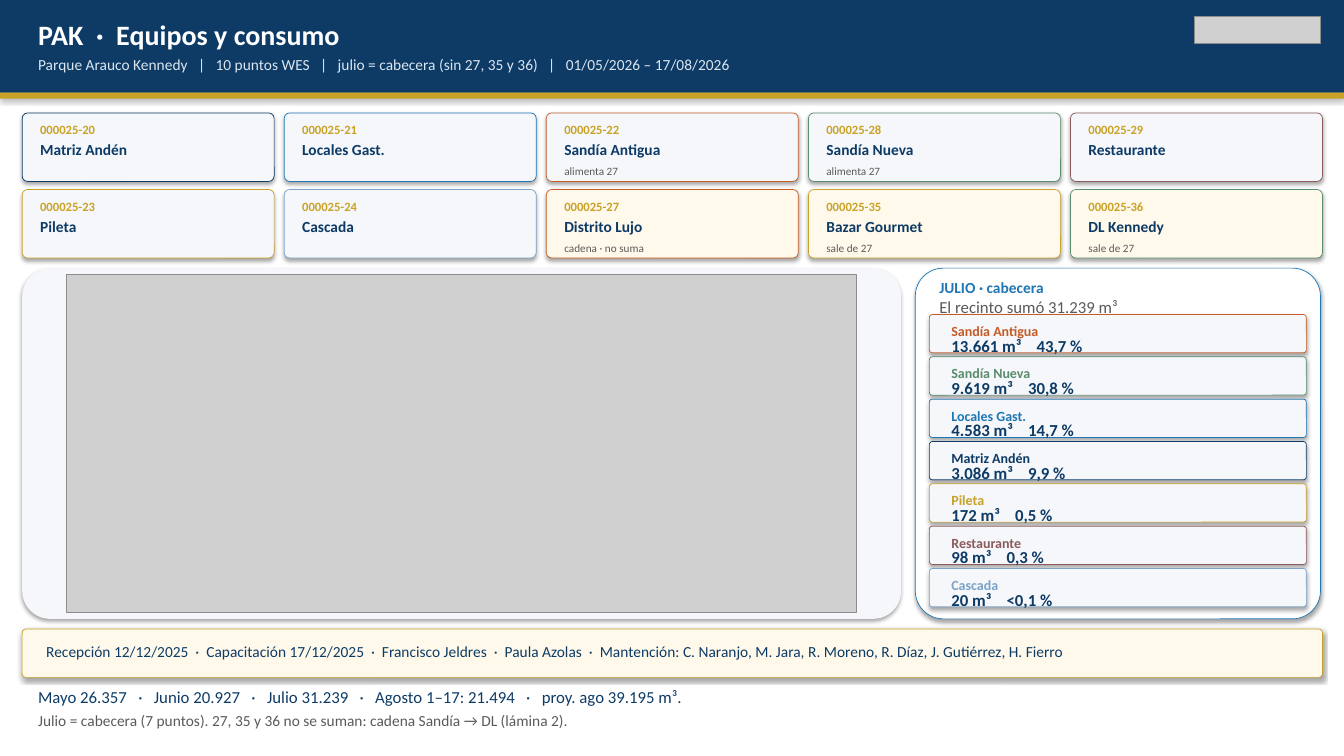
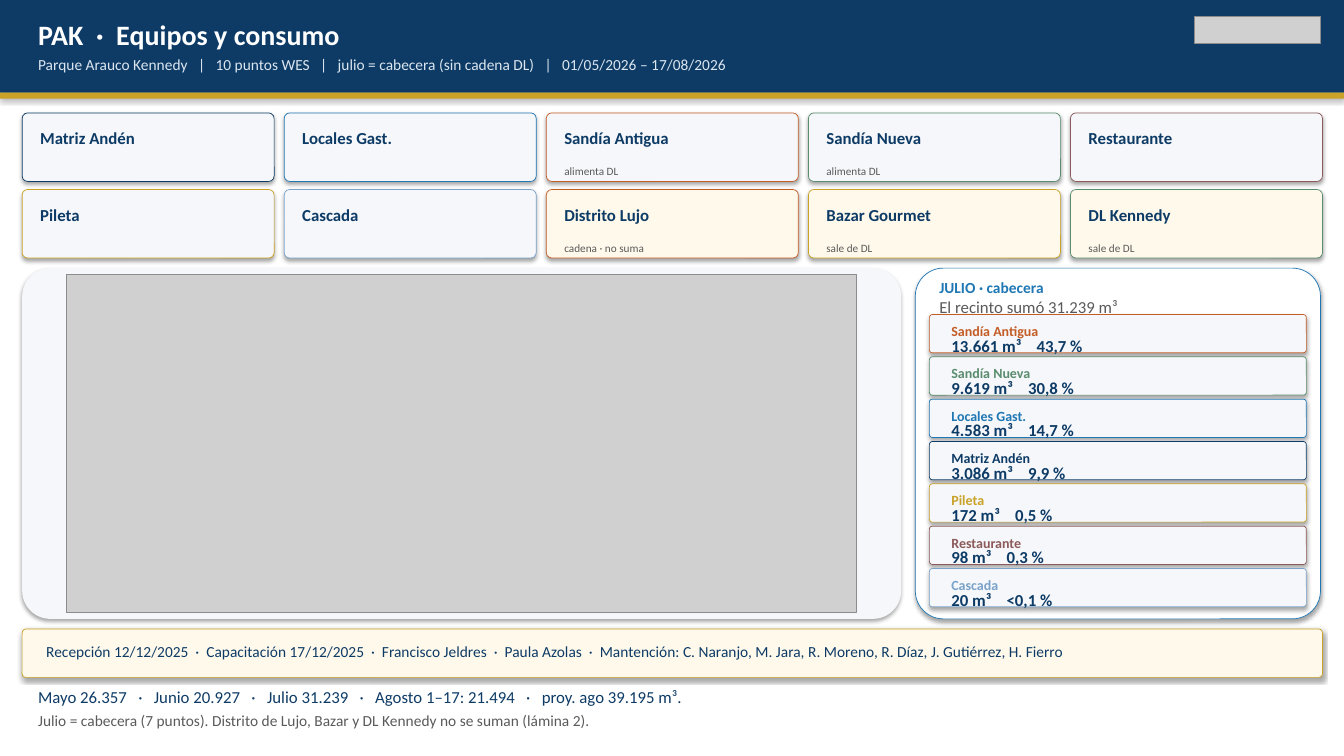
Before and after one commit to anibaloperacionesWes/wes-scripts, a slide deck: slide 14 of reports/Parque_Arauco/TMP_7MALLS/entrega_diego_anibal/Recorrido_ejecutivo_PA_MAE_20260817.pptx. Drawn at 1344x756 pixels with LibreOffice and Linux fonts; fonts in the diff are those of the drawing; grey boxes stand for pictures. Boxes give left, top, right and bottom in pixels: in the first picture for what was removed or moved away, otherwise in the second. Text is boxed around its words. In the diff, an @@ line names an element or a change of style, - is before the commit and + after.

```diff
--- a/reports/Parque_Arauco/TMP_7MALLS/entrega_diego_anibal/Recorrido_ejecutivo_PA_MAE_20260817.pptx
+++ b/reports/Parque_Arauco/TMP_7MALLS/entrega_diego_anibal/Recorrido_ejecutivo_PA_MAE_20260817.pptx
@@ text at box(38, 59, 725, 73): text changed @@
-Parque Arauco Kennedy | 10 puntos WES | julio = cabecera (sin 27, 35 y 36) | 01/05/2026 – 17/08/2026
+Parque Arauco Kennedy | 10 puntos WES | julio = cabecera (sin cadena DL) | 01/05/2026 – 17/08/2026
@@ size 11 to 12 pt in 10 elements at box(302, 132, 392, 144), box(564, 132, 669, 147), box(826, 132, 921, 144), box(1088, 133, 1172, 144), box(40, 209, 79, 221), box(302, 209, 358, 221), box(564, 209, 649, 224), box(826, 210, 931, 221), box(1088, 209, 1171, 224), box(40, 132, 135, 144) @@
@@ text "Matriz Andén": place and size @@
-text "Matriz Andén" at box(40, 144, 127, 155)
+text "Matriz Andén" at box(40, 132, 135, 144)
@@ text removed at box(40, 125, 95, 134) @@
-000025-20
@@ text "Locales Gast.": place and size @@
-text "Locales Gast." at box(302, 144, 385, 155)
+text "Locales Gast." at box(302, 132, 392, 144)
@@ text removed at box(302, 125, 357, 134) @@
-000025-21
@@ text "Sandía Antigua": place and size @@
-text "Sandía Antigua" at box(564, 144, 661, 158)
+text "Sandía Antigua" at box(564, 132, 669, 147)
@@ text removed at box(564, 125, 619, 134) @@
-000025-22
@@ text "Sandía Nueva": place and size @@
-text "Sandía Nueva" at box(826, 144, 914, 155)
+text "Sandía Nueva" at box(826, 132, 921, 144)
@@ text removed at box(826, 125, 881, 134) @@
-000025-28
@@ text "Restaurante": place and size @@
-text "Restaurante" at box(1088, 145, 1165, 155)
+text "Restaurante" at box(1088, 133, 1172, 144)
@@ text removed at box(1088, 125, 1143, 134) @@
-000025-29
@@ text at box(564, 167, 619, 175): text changed @@
-alimenta 27
+alimenta DL
@@ text at box(826, 167, 881, 175): text changed @@
-alimenta 27
+alimenta DL
@@ text "Pileta": place and size @@
-text "Pileta" at box(40, 221, 76, 232)
+text "Pileta" at box(40, 209, 79, 221)
@@ text removed at box(40, 202, 95, 211) @@
-000025-23
@@ text "Cascada": place and size @@
-text "Cascada" at box(302, 221, 354, 232)
+text "Cascada" at box(302, 209, 358, 221)
@@ text removed at box(302, 202, 357, 211) @@
-000025-24
@@ text "Distrito Lujo": place and size @@
-text "Distrito Lujo" at box(564, 221, 642, 235)
+text "Distrito Lujo" at box(564, 209, 649, 224)
@@ text removed at box(564, 202, 619, 211) @@
-000025-27
@@ text "Bazar Gourmet": place and size @@
-text "Bazar Gourmet" at box(826, 222, 922, 232)
+text "Bazar Gourmet" at box(826, 210, 931, 221)
@@ text removed at box(826, 202, 881, 211) @@
-000025-35
@@ text "DL Kennedy": place and size @@
-text "DL Kennedy" at box(1088, 221, 1164, 235)
+text "DL Kennedy" at box(1088, 209, 1171, 224)
@@ text removed at box(1088, 202, 1143, 211) @@
-000025-36
@@ text at box(826, 244, 873, 252): text changed @@
-sale de 27
+sale de DL
@@ text at box(1088, 244, 1135, 252): text changed @@
-sale de 27
+sale de DL
@@ text at box(38, 715, 589, 729): text changed @@
-Julio = cabecera (7 puntos). 27, 35 y 36 no se suman: cadena Sandía → DL (lámina 2).
+Julio = cabecera (7 puntos). Distrito de Lujo, Bazar y DL Kennedy no se suman (lámina 2).
```
Also in this commit, not shown: 7 other slides changed, 1 other file.
